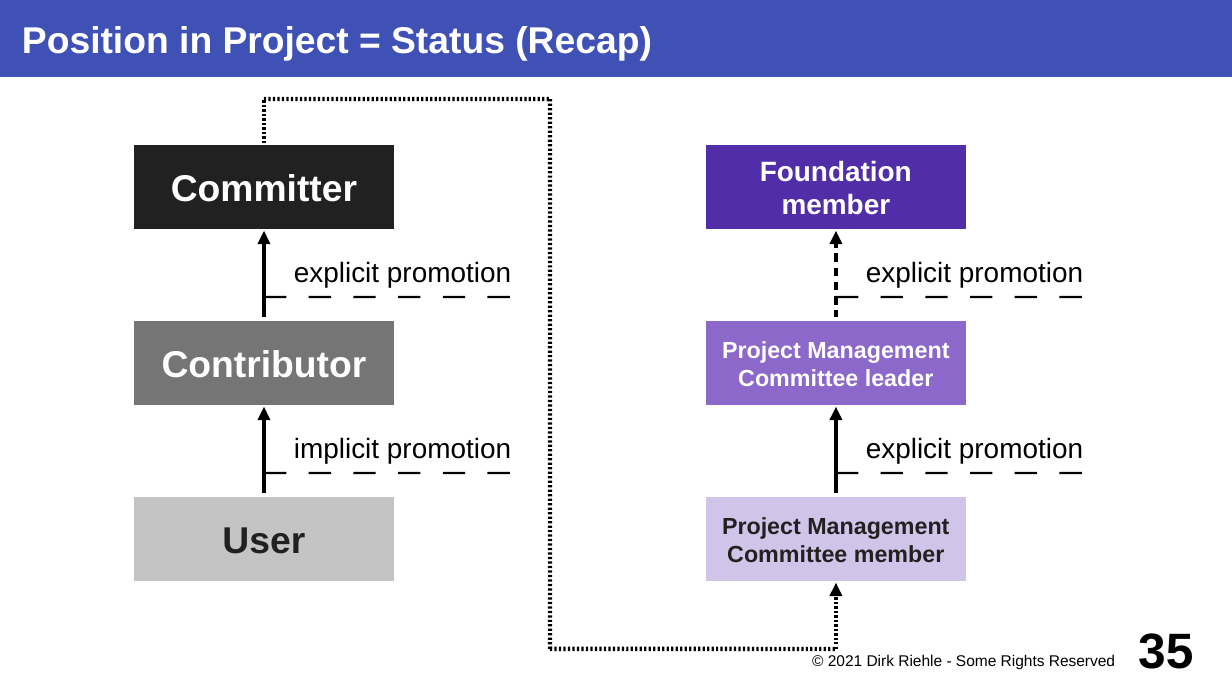
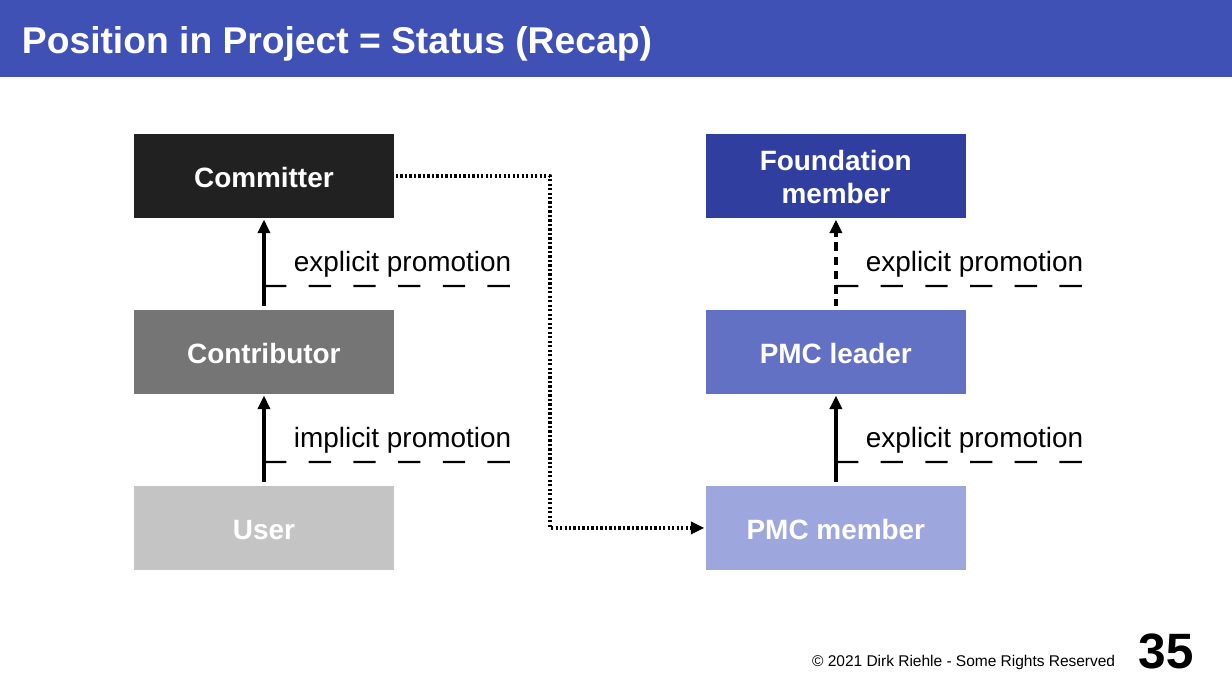
Before and after one commit to dirkriehle/coss-course, a slide deck: slide 35 of Lecture slides/COSS C04 - Cloud Service Strategies.odp. Drawn at 1232x693 pixels with LibreOffice and Linux fonts; fonts in the diff are those of the drawing. Boxes give left, top, right and bottom in pixels: in the first picture for what was removed or moved away, otherwise in the second. Text is boxed around its words. In the diff, an @@ line names an element or a change of style, - is before the commit and + after.

```diff
--- a/Lecture slides/COSS C04 - Cloud Service Strategies.odp
+++ b/Lecture slides/COSS C04 - Cloud Service Strategies.odp
@@ group removed at bbox=[264, 99, 836, 650]: 3 lines, 1 elbow line, 1 elbow arrow @@
@@ rectangle "Committer" at bbox=[132, 132, 396, 220]: size 24 to 18 pt @@
@@ rectangle "Foundation" at bbox=[704, 132, 968, 220]: fill #512DA8 to #303F9F @@
@@ elbow arrow added from (396, 176) to (704, 528), #000000 2.83 pt @@
@@ text "explicit promotion": place and size @@
-text "explicit promotion" at bbox=[866, 437, 1083, 463]
+text "explicit promotion" at bbox=[866, 250, 1083, 276]
@@ line moved from (836, 473) - (1100, 473) to (836, 286) - (1100, 286) @@
@@ rectangle "Contributor" at bbox=[132, 309, 396, 397]: size 24 to 18 pt @@
@@ rectangle "PMC leader" at bbox=[704, 309, 968, 397]: fill #8C68CA to #6371C4 @@
@@ text in rectangle at bbox=[760, 343, 912, 364]: text changed; size 15 to 18 pt @@
-Project Management Committee leader
+PMC leader
@@ text "explicit promotion": place and size @@
-text "explicit promotion" at bbox=[866, 261, 1083, 287]
+text "explicit promotion" at bbox=[866, 426, 1083, 452]
@@ line moved from (836, 297) - (1100, 297) to (836, 462) - (1100, 462) @@
@@ rectangle "User" at bbox=[132, 484, 396, 572]: size 24 to 18 pt, text colour #212121 to #FFFFFF @@
@@ 6 rectangles, 4 elbow arrows, 2 texts, 2 lines: place and size @@
-6 rectangles, 4 elbow arrows, 2 texts, 2 lines at bbox=[132, 143, 968, 584]
+6 rectangles, 4 elbow arrows, 2 texts, 2 lines at bbox=[132, 132, 968, 572]
@@ rectangle "PMC member" at bbox=[704, 484, 968, 572]: fill #D1C4E9 to #9EA7DD @@
@@ text in rectangle at bbox=[747, 519, 925, 539]: text changed; size 15 to 18 pt; text colour #212121 to #FFFFFF @@
-Project Management
-Committee member
+PMC member
```
Also in this commit, not shown: 17 other slides changed, 7 other files.
